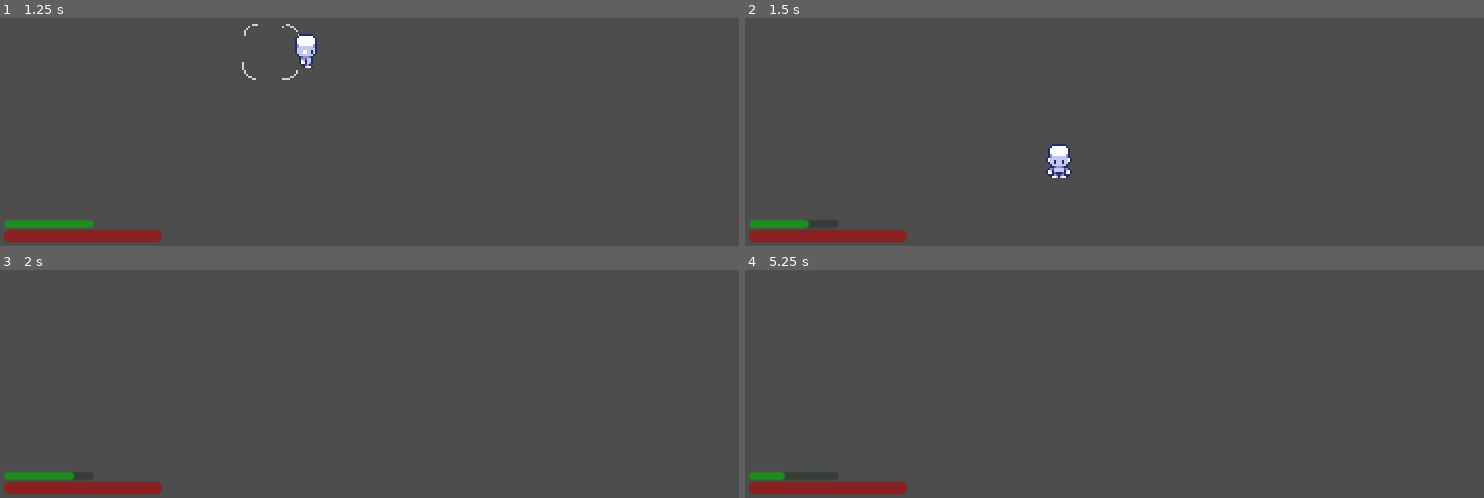
Above: before the commit, frames 1-4 (two rows, left to right).
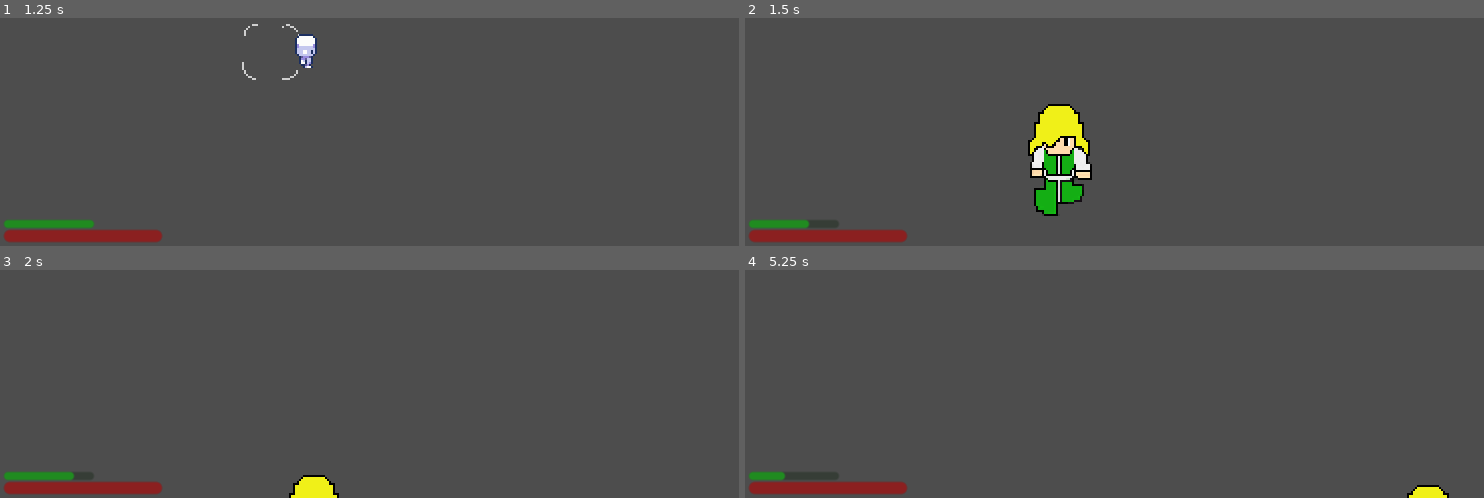
Above: after the commit, the same moments.

Repository: Z3BINI/fnac-project
Game: Godot game, scene res://scenes/levels/test_world.tscn
The game is run twice, just before and just after one commit, with the same random seed, the same clock (stepped at 60 frames per second) and the same inputs. The project has no main scene, so this scene is started directly.
Inputs (mouse positions are in pixels of both pictures, inside the frame that each line leads up to):
- Up to frame 1 (1.25 s): tap Enter at 0.5 s; move the mouse to (546, 59) at 0.52 s; hold D (move_right) from 0.53 s (still down); tap Q (ability_1) at 0.6 s
- Up to frame 2 (1.5 s): move the mouse to (974, 93) at 1.27 s; release D (move_right) at 1.28 s; hold S (move_down) from 1.28 s (still down); tap Space (dash) at 1.35 s
- Up to frame 3 (2 s): keep holding S (move_down)
- Up to frame 4 (5.25 s): move the mouse to (outside the picture) at 2.02 s; release S (move_down) at 2.03 s; hold D (move_right) 2.03-2.78 s; hold Shift (sprint) 2.03-2.78 s; tap Space (dash) at 2.75, 4.35 s; move the mouse to (1084, 395) at 2.77 s; hold W (move_up) 2.78-3.53 s; click (1084, 395) at 2.85 s; move the mouse to (1350, 379) at 3.52 s; hold A (move_left) 3.53-5.03 s; tap Q (ability_1) at 3.6 s; move the mouse to (900, 276) at 4.27 s; move the mouse to (1166, 327) at 5.02 s; hold S (move_down) from 5.03 s (still down); hold Shift (sprint) from 5.03 s (still down)

Frame 1 is identical in both runs. In frame 2, 3.1% of the frame differs, in the area x 38-47%, y 37-87%; in frame 3, 0.5%; in frame 4, 0.3%.
Error in both runs: Invalid access to property or key 'set_throw' on a base object of type 'previously freed'. (res://scripts/player/player.gd:36)

Commit message:
Added walk down anim to player
For testing purposes, melded our animations with the placeholder's

Diff:
--- a/scenes/player/player.tscn
+++ b/scenes/player/player.tscn
@@ -6,9 +6,11 @@
 [ext_resource type="PackedScene" uid="uid://rbb8pw2fuduy" path="res://scenes/UI/hud.tscn" id="2_fyutm"]
 [ext_resource type="PackedScene" uid="uid://c72go2r46fgfw" path="res://scenes/components/stamina_component.tscn" id="2_gsf2b"]
 [ext_resource type="PackedScene" uid="uid://c037i74n2dg8k" path="res://scenes/components/take_damage_component.tscn" id="2_mc55h"]
+[ext_resource type="PackedScene" uid="uid://stwpoc7uqe8a" path="res://scenes/spells/ability_manager.tscn" id="3_qdltd"]
 [ext_resource type="Texture2D" uid="uid://wraxjaxce3c7" path="res://assets/player/Small-8-Direction-Characters_by_AxulArt.png" id="7_bibi5"]
 [ext_resource type="PackedScene" uid="uid://c3wji5qdjpcm5" path="res://scenes/UI/spell_pointer.tscn" id="7_qxcbc"]
 [ext_resource type="PackedScene" uid="uid://dlk2ukj4w1ri6" path="res://scenes/components/animation_state_component.tscn" id="8_vdvbs"]
+[ext_resource type="Texture2D" uid="uid://yvb1xy8ebi6k" path="res://assets/player/SpriteSheets/Player_WalkDown.png" id="9_yigkj"]
 
 [sub_resource type="RectangleShape2D" id="RectangleShape2D_f3bel"]
 size = Vector2(11.9324, 16.6953)
@@ -29,6 +31,42 @@
 "transitions": PackedFloat32Array(1),
 "update": 1,
 "values": [8]
+}
+tracks/1/type = "value"
+tracks/1/imported = false
+tracks/1/enabled = true
+tracks/1/path = NodePath("Sprite2D:texture")
+tracks/1/interp = 1
+tracks/1/loop_wrap = true
+tracks/1/keys = {
+"times": PackedFloat32Array(0),
+"transitions": PackedFloat32Array(1),
+"update": 1,
+"values": [ExtResource("9_yigkj")]
+}
+tracks/2/type = "value"
+tracks/2/imported = false
+tracks/2/enabled = true
+tracks/2/path = NodePath("Sprite2D:vframes")
+tracks/2/interp = 1
+tracks/2/loop_wrap = true
+tracks/2/keys = {
+"times": PackedFloat32Array(0),
+"transitions": PackedFloat32Array(1),
+"update": 1,
+"values": [1]
+}
+tracks/3/type = "value"
+tracks/3/imported = false
+tracks/3/enabled = true
+tracks/3/path = NodePath("Sprite2D:hframes")
+tracks/3/interp = 1
+tracks/3/loop_wrap = true
+tracks/3/keys = {
+"times": PackedFloat32Array(0),
+"transitions": PackedFloat32Array(1),
+"update": 1,
+"values": [9]
 }
 
 [sub_resource type="Animation" id="Animation_jfk2u"]
@@ -48,6 +86,42 @@
 "update": 1,
 "values": [20]
 }
+tracks/1/type = "value"
+tracks/1/imported = false
+tracks/1/enabled = true
+tracks/1/path = NodePath("Sprite2D:texture")
+tracks/1/interp = 1
+tracks/1/loop_wrap = true
+tracks/1/keys = {
+"times": PackedFloat32Array(0),
+"transitions": PackedFloat32Array(1),
+"update": 1,
+"values": [ExtResource("7_bibi5")]
+}
+tracks/2/type = "value"
+tracks/2/imported = false
+tracks/2/enabled = true
+tracks/2/path = NodePath("Sprite2D:vframes")
+tracks/2/interp = 1
+tracks/2/loop_wrap = true
+tracks/2/keys = {
+"times": PackedFloat32Array(0),
+"transitions": PackedFloat32Array(1),
+"update": 1,
+"values": [12]
+}
+tracks/3/type = "value"
+tracks/3/imported = false
+tracks/3/enabled = true
+tracks/3/path = NodePath("Sprite2D:hframes")
+tracks/3/interp = 1
+tracks/3/loop_wrap = true
+tracks/3/keys = {
+"times": PackedFloat32Array(0),
+"transitions": PackedFloat32Array(1),
+"update": 1,
+"values": [8]
+}
 
 [sub_resource type="Animation" id="Animation_il1s4"]
 resource_name = "idle_bot_left"
@@ -66,6 +140,42 @@
 "update": 1,
 "values": [21]
 }
+tracks/1/type = "value"
+tracks/1/imported = false
+tracks/1/enabled = true
+tracks/1/path = NodePath("Sprite2D:texture")
+tracks/1/interp = 1
+tracks/1/loop_wrap = true
+tracks/1/keys = {
+"times": PackedFloat32Array(0),
+"transitions": PackedFloat32Array(1),
+"update": 1,
+"values": [ExtResource("7_bibi5")]
+}
+tracks/2/type = "value"
+tracks/2/imported = false
+tracks/2/enabled = true
+tracks/2/path = NodePath("Sprite2D:hframes")
+tracks/2/interp = 1
+tracks/2/loop_wrap = true
+tracks/2/keys = {
+"times": PackedFloat32Array(0),
+"transitions": PackedFloat32Array(1),
+"update": 1,
+"values": [8]
+}
+tracks/3/type = "value"
+tracks/3/imported = false
+tracks/3/enabled = true
+tracks/3/path = NodePath("Sprite2D:vframes")
+tracks/3/interp = 1
+tracks/3/loop_wrap = true
+tracks/3/keys = {
+"times": PackedFloat32Array(0),
+"transitions": PackedFloat32Array(1),
+"update": 1,
+"values": [12]
+}
 
 [sub_resource type="Animation" id="Animation_mypun"]
 resource_name = "idle_bot_right"
@@ -84,6 +194,42 @@
 "update": 1,
 "values": [19]
 }
+tracks/1/type = "value"
+tracks/1/imported = false
+tracks/1/enabled = true
+tracks/1/path = NodePath("Sprite2D:texture")
+tracks/1/interp = 1
+tracks/1/loop_wrap = true
+tracks/1/keys = {
+"times": PackedFloat32Array(0),
+"transitions": PackedFloat32Array(1),
+"update": 1,
+"values": [ExtResource("7_bibi5")]
+}
+tracks/2/type = "value"
+tracks/2/imported = false
+tracks/2/enabled = true
+tracks/2/path = NodePath("Sprite2D:hframes")
+tracks/2/interp = 1
+tracks/2/loop_wrap = true
+tracks/2/keys = {
+"times": PackedFloat32Array(0),
+"transitions": PackedFloat32Array(1),
+"update": 1,
+"values": [8]
+}
+tracks/3/type = "value"
+tracks/3/imported = false
+tracks/3/enabled = true
+tracks/3/path = NodePath("Sprite2D:vframes")
+tracks/3/interp = 1
+tracks/3/loop_wrap = true
+tracks/3/keys = {
+"times": PackedFloat32Array(0),
+"transitions": PackedFloat32Array(1),
+"update": 1,
+"values": [12]
+}
 
 [sub_resource type="Animation" id="Animation_r1wk4"]
 resource_name = "idle_left"
@@ -102,6 +248,42 @@
 "update": 1,
 "values": [22]
 }
+tracks/1/type = "value"
+tracks/1/imported = false
+tracks/1/enabled = true
+tracks/1/path = NodePath("Sprite2D:texture")
+tracks/1/interp = 1
+tracks/1/loop_wrap = true
+tracks/1/keys = {
+"times": PackedFloat32Array(0),
+"transitions": PackedFloat32Array(1),
+"update": 1,
+"values": [ExtResource("7_bibi5")]
+}
+tracks/2/type = "value"
+tracks/2/imported = false
+tracks/2/enabled = true
+tracks/2/path = NodePath("Sprite2D:hframes")
+tracks/2/interp = 1
+tracks/2/loop_wrap = true
+tracks/2/keys = {
+"times": PackedFloat32Array(0),
+"transitions": PackedFloat32Array(1),
+"update": 1,
+"values": [8]
+}
+tracks/3/type = "value"
+tracks/3/imported = false
+tracks/3/enabled = true
+tracks/3/path = NodePath("Sprite2D:vframes")
+tracks/3/interp = 1
+tracks/3/loop_wrap = true
+tracks/3/keys = {
+"times": PackedFloat32Array(0),
+"transitions": PackedFloat32Array(1),
+"update": 1,
+"values": [12]
+}
 
 [sub_resource type="Animation" id="Animation_jw04p"]
 resource_name = "idle_right"
@@ -120,6 +302,42 @@
 "update": 1,
 "values": [18]
 }
+tracks/1/type = "value"
+tracks/1/imported = false
+tracks/1/enabled = true
+tracks/1/path = NodePath("Sprite2D:texture")
+tracks/1/interp = 1
+tracks/1/loop_wrap = true
+tracks/1/keys = {
+"times": PackedFloat32Array(0),
+"transitions": PackedFloat32Array(1),
+"update": 1,
+"values": [ExtResource("7_bibi5")]
+}
+tracks/2/type = "value"
+tracks/2/imported = false
+tracks/2/enabled = true
+tracks/2/path = NodePath("Sprite2D:hframes")
+tracks/2/interp = 1
+tracks/2/loop_wrap = true
+tracks/2/keys = {
+"times": PackedFloat32Array(0),
+"transitions": PackedFloat32Array(1),
+"update": 1,
+"values": [8]
+}
+tracks/3/type = "value"
+tracks/3/imported = false
+tracks/3/enabled = true
+tracks/3/path = NodePath("Sprite2D:vframes")
+tracks/3/interp = 1
+tracks/3/loop_wrap = true
+tracks/3/keys = {
+"times": PackedFloat32Array(0),
+"transitions": PackedFloat32Array(1),
+"update": 1,
+"values": [12]
+}
 
 [sub_resource type="Animation" id="Animation_sqtwf"]
 resource_name = "idle_top"
@@ -138,6 +356,42 @@
 "update": 1,
 "values": [16]
 }
+tracks/1/type = "value"
+tracks/1/imported = false
+tracks/1/enabled = true
+tracks/1/path = NodePath("Sprite2D:texture")
+tracks/1/interp = 1
+tracks/1/loop_wrap = true
+tracks/1/keys = {
+"times": PackedFloat32Array(0),
+"transitions": PackedFloat32Array(1),
+"update": 1,
+"values": [ExtResource("7_bibi5")]
+}
+tracks/2/type = "value"
+tracks/2/imported = false
+tracks/2/enabled = true
+tracks/2/path = NodePath("Sprite2D:hframes")
+tracks/2/interp = 1
+tracks/2/loop_wrap = true
+tracks/2/keys = {
+"times": PackedFloat32Array(0),
+"transitions": PackedFloat32Array(1),
+"update": 1,
+"values": [8]
+}
+tracks/3/type = "value"
+tracks/3/imported = false
+tracks/3/enabled = true
+tracks/3/path = NodePath("Sprite2D:vframes")
+tracks/3/interp = 1
+tracks/3/loop_wrap = true
+tracks/3/keys = {
+"times": PackedFloat32Array(0),
+"transitions": PackedFloat32Array(1),
+"update": 1,
+"values": [12]
+}
 
 [sub_resource type="Animation" id="Animation_yywt6"]
 resource_name = "idle_top_left"
@@ -156,6 +410,42 @@
 "update": 1,
 "values": [23]
 }
+tracks/1/type = "value"
+tracks/1/imported = false
+tracks/1/enabled = true
+tracks/1/path = NodePath("Sprite2D:texture")
+tracks/1/interp = 1
+tracks/1/loop_wrap = true
+tracks/1/keys = {
+"times": PackedFloat32Array(0),
+"transitions": PackedFloat32Array(1),
+"update": 1,
+"values": [ExtResource("7_bibi5")]
+}
+tracks/2/type = "value"
+tracks/2/imported = false
+tracks/2/enabled = true
+tracks/2/path = NodePath("Sprite2D:hframes")
+tracks/2/interp = 1
+tracks/2/loop_wrap = true
+tracks/2/keys = {
+"times": PackedFloat32Array(0),
+"transitions": PackedFloat32Array(1),
+"update": 1,
+"values": [8]
+}
+tracks/3/type = "value"
+tracks/3/imported = false
+tracks/3/enabled = true
+tracks/3/path = NodePath("Sprite2D:vframes")
+tracks/3/interp = 1
+tracks/3/loop_wrap = true
+tracks/3/keys = {
+"times": PackedFloat32Array(0),
+"transitions": PackedFloat32Array(1),
+"update": 1,
+"values": [12]
+}
 
 [sub_resource type="Animation" id="Animation_acsnm"]
 resource_name = "idle_top_right"
@@ -174,23 +464,95 @@
 "update": 1,
 "values": [17]
 }
+tracks/1/type = "value"
+tracks/1/imported = false
+tracks/1/enabled = true
+tracks/1/path = NodePath("Sprite2D:texture")
+tracks/1/interp = 1
+tracks/1/loop_wrap = true
+tracks/1/keys = {
+"times": PackedFloat32Array(0),
+"transitions": PackedFloat32Array(1),
+"update": 1,
+"values": [ExtResource("7_bibi5")]
+}
+tracks/2/type = "value"
+tracks/2/imported = false
+tracks/2/enabled = true
+tracks/2/path = NodePath("Sprite2D:hframes")
+tracks/2/interp = 1
+tracks/2/loop_wrap = true
+tracks/2/keys = {
+"times": PackedFloat32Array(0),
+"transitions": PackedFloat32Array(1),
+"update": 1,
+"values": [8]
+}
+tracks/3/type = "value"
+tracks/3/imported = false
+tracks/3/enabled = true
+tracks/3/path = NodePath("Sprite2D:vframes")
+tracks/3/interp = 1
+tracks/3/loop_wrap = true
+tracks/3/keys = {
+"times": PackedFloat32Array(0),
+"transitions": PackedFloat32Array(1),
+"update": 1,
+"values": [12]
+}
 
 [sub_resource type="Animation" id="Animation_tlajx"]
 resource_name = "walk_bot"
-length = 0.500013
-loop_mode = 1
-step = 0.125
-tracks/0/type = "value"
-tracks/0/imported = false
-tracks/0/enabled = true
-tracks/0/path = NodePath("Sprite2D:frame")
-tracks/0/interp = 1
-tracks/0/loop_wrap = true
-tracks/0/keys = {
-"times": PackedFloat32Array(0, 0.125, 0.25, 0.375),
-"transitions": PackedFloat32Array(1, 1, 1, 1),
-"update": 1,
-"values": [12, 20, 28, 20]
+length = 0.583342
+loop_mode = 1
+step = 0.0833333
+tracks/0/type = "value"
+tracks/0/imported = false
+tracks/0/enabled = true
+tracks/0/path = NodePath("Sprite2D:frame")
+tracks/0/interp = 1
+tracks/0/loop_wrap = true
+tracks/0/keys = {
+"times": PackedFloat32Array(0, 0.0833333, 0.166667, 0.25, 0.333333, 0.416667, 0.5),
+"transitions": PackedFloat32Array(1, 1, 1, 1, 1, 1, 1),
+"update": 1,
+"values": [1, 2, 3, 4, 5, 6, 7]
+}
+tracks/1/type = "value"
+tracks/1/imported = false
+tracks/1/enabled = true
+tracks/1/path = NodePath("Sprite2D:texture")
+tracks/1/interp = 1
+tracks/1/loop_wrap = true
+tracks/1/keys = {
+"times": PackedFloat32Array(0, 0.583333),
+"transitions": PackedFloat32Array(1, 1),
+"update": 1,
+"values": [ExtResource("9_yigkj"), ExtResource("9_yigkj")]
+}
+tracks/2/type = "value"
+tracks/2/imported = false
+tracks/2/enabled = true
+tracks/2/path = NodePath("Sprite2D:vframes")
+tracks/2/interp = 1
+tracks/2/loop_wrap = true
+tracks/2/keys = {
+"times": PackedFloat32Array(0, 0.583333),
+"transitions": PackedFloat32Array(1, 1),
+"update": 1,
+"values": [1, 1]
+}
+tracks/3/type = "value"
+tracks/3/imported = false
+tracks/3/enabled = true
+tracks/3/path = NodePath("Sprite2D:hframes")
+tracks/3/interp = 1
+tracks/3/loop_wrap = true
+tracks/3/keys = {
+"times": PackedFloat32Array(0, 0.583333),
+"transitions": PackedFloat32Array(1, 1),
+"update": 1,
+"values": [9, 9]
 }
 
 [sub_resource type="Animation" id="Animation_vgkl1"]
@@ -210,6 +572,42 @@
 "update": 1,
 "values": [13, 21, 29, 21]
 }
+tracks/1/type = "value"
+tracks/1/imported = false
+tracks/1/enabled = true
+tracks/1/path = NodePath("Sprite2D:texture")
+tracks/1/interp = 1
+tracks/1/loop_wrap = true
+tracks/1/keys = {
+"times": PackedFloat32Array(0),
+"transitions": PackedFloat32Array(1),
+"update": 1,
+"values": [ExtResource("7_bibi5")]
+}
+tracks/2/type = "value"
+tracks/2/imported = false
+tracks/2/enabled = true
+tracks/2/path = NodePath("Sprite2D:hframes")
+tracks/2/interp = 1
+tracks/2/loop_wrap = true
+tracks/2/keys = {
+"times": PackedFloat32Array(0),
+"transitions": PackedFloat32Array(1),
+"update": 1,
+"values": [8]
+}
+tracks/3/type = "value"
+tracks/3/imported = false
+tracks/3/enabled = true
+tracks/3/path = NodePath("Sprite2D:vframes")
+tracks/3/interp = 1
+tracks/3/loop_wrap = true
+tracks/3/keys = {
+"times": PackedFloat32Array(0),
+"transitions": PackedFloat32Array(1),
+"update": 1,
+"values": [12]
+}
 
 [sub_resource type="Animation" id="Animation_4vqgv"]
 resource_name = "walk_bot_right"
@@ -228,6 +626,42 @@
 "update": 1,
 "values": [11, 19, 27, 19]
 }
+tracks/1/type = "value"
+tracks/1/imported = false
+tracks/1/enabled = true
+tracks/1/path = NodePath("Sprite2D:texture")
+tracks/1/interp = 1
+tracks/1/loop_wrap = true
+tracks/1/keys = {
+"times": PackedFloat32Array(0),
+"transitions": PackedFloat32Array(1),
+"update": 1,
+"values": [ExtResource("7_bibi5")]
+}
+tracks/2/type = "value"
+tracks/2/imported = false
+tracks/2/enabled = true
+tracks/2/path = NodePath("Sprite2D:hframes")
+tracks/2/interp = 1
+tracks/2/loop_wrap = true
+tracks/2/keys = {
+"times": PackedFloat32Array(0),
+"transitions": PackedFloat32Array(1),
+"update": 1,
+"values": [8]
+}
+tracks/3/type = "value"
+tracks/3/imported = false
+tracks/3/enabled = true
+tracks/3/path = NodePath("Sprite2D:vframes")
+tracks/3/interp = 1
+tracks/3/loop_wrap = true
+tracks/3/keys = {
+"times": PackedFloat32Array(0),
+"transitions": PackedFloat32Array(1),
+"update": 1,
+"values": [12]
+}
 
 [sub_resource type="Animation" id="Animation_6crky"]
 resource_name = "walk_left"
@@ -246,6 +680,42 @@
 "update": 1,
 "values": [14, 22, 30, 22]
 }
+tracks/1/type = "value"
+tracks/1/imported = false
+tracks/1/enabled = true
+tracks/1/path = NodePath("Sprite2D:texture")
+tracks/1/interp = 1
+tracks/1/loop_wrap = true
+tracks/1/keys = {
+"times": PackedFloat32Array(0),
+"transitions": PackedFloat32Array(1),
+"update": 1,
+"values": [ExtResource("7_bibi5")]
+}
+tracks/2/type = "value"
+tracks/2/imported = false
+tracks/2/enabled = true
+tracks/2/path = NodePath("Sprite2D:hframes")
+tracks/2/interp = 1
+tracks/2/loop_wrap = true
+tracks/2/keys = {
+"times": PackedFloat32Array(0),
+"transitions": PackedFloat32Array(1),
+"update": 1,
+"values": [8]
+}
+tracks/3/type = "value"
+tracks/3/imported = false
+tracks/3/enabled = true
+tracks/3/path = NodePath("Sprite2D:vframes")
+tracks/3/interp = 1
+tracks/3/loop_wrap = true
+tracks/3/keys = {
+"times": PackedFloat32Array(0),
+"transitions": PackedFloat32Array(1),
+"update": 1,
+"values": [12]
+}
 
 [sub_resource type="Animation" id="Animation_bf1hg"]
 resource_name = "walk_right"
@@ -264,6 +734,42 @@
 "update": 1,
 "values": [10, 18, 26, 18]
 }
+tracks/1/type = "value"
+tracks/1/imported = false
+tracks/1/enabled = true
+tracks/1/path = NodePath("Sprite2D:texture")
+tracks/1/interp = 1
+tracks/1/loop_wrap = true
+tracks/1/keys = {
+"times": PackedFloat32Array(0),
+"transitions": PackedFloat32Array(1),
+"update": 1,
+"values": [ExtResource("7_bibi5")]
+}
+tracks/2/type = "value"
+tracks/2/imported = false
+tracks/2/enabled = true
+tracks/2/path = NodePath("Sprite2D:hframes")
+tracks/2/interp = 1
+tracks/2/loop_wrap = true
+tracks/2/keys = {
+"times": PackedFloat32Array(0),
+"transitions": PackedFloat32Array(1),
+"update": 1,
+"values": [8]
+}
+tracks/3/type = "value"
+tracks/3/imported = false
+tracks/3/enabled = true
+tracks/3/path = NodePath("Sprite2D:vframes")
+tracks/3/interp = 1
+tracks/3/loop_wrap = true
+tracks/3/keys = {
+"times": PackedFloat32Array(0),
+"transitions": PackedFloat32Array(1),
+"update": 1,
+"values": [12]
+}
 
 [sub_resource type="Animation" id="Animation_cg48t"]
 resource_name = "walk_top"
@@ -282,6 +788,42 @@
 "update": 1,
 "values": [8, 16, 24, 16]
 }
+tracks/1/type = "value"
+tracks/1/imported = false
+tracks/1/enabled = true
+tracks/1/path = NodePath("Sprite2D:texture")
+tracks/1/interp = 1
+tracks/1/loop_wrap = true
+tracks/1/keys = {
+"times": PackedFloat32Array(0),
+"transitions": PackedFloat32Array(1),
+"update": 1,
+"values": [ExtResource("7_bibi5")]
+}
+tracks/2/type = "value"
+tracks/2/imported = false
+tracks/2/enabled = true
+tracks/2/path = NodePath("Sprite2D:hframes")
+tracks/2/interp = 1
+tracks/2/loop_wrap = true
+tracks/2/keys = {
+"times": PackedFloat32Array(0),
+"transitions": PackedFloat32Array(1),
+"update": 1,
+"values": [8]
+}
+tracks/3/type = "value"
+tracks/3/imported = false
+tracks/3/enabled = true
+tracks/3/path = NodePath("Sprite2D:vframes")
+tracks/3/interp = 1
+tracks/3/loop_wrap = true
+tracks/3/keys = {
+"times": PackedFloat32Array(0),
+"transitions": PackedFloat32Array(1),
+"update": 1,
+"values": [12]
+}
 
 [sub_resource type="Animation" id="Animation_6on14"]
 resource_name = "walk_top_left"
@@ -300,6 +842,42 @@
 "update": 1,
 "values": [15, 23, 31, 23]
 }
+tracks/1/type = "value"
+tracks/1/imported = false
+tracks/1/enabled = true
+tracks/1/path = NodePath("Sprite2D:texture")
+tracks/1/interp = 1
+tracks/1/loop_wrap = true
+tracks/1/keys = {
+"times": PackedFloat32Array(0),
+"transitions": PackedFloat32Array(1),
+"update": 1,
+"values": [ExtResource("7_bibi5")]
+}
+tracks/2/type = "value"
+tracks/2/imported = false
+tracks/2/enabled = true
+tracks/2/path = NodePath("Sprite2D:hframes")
+tracks/2/interp = 1
+tracks/2/loop_wrap = true
+tracks/2/keys = {
+"times": PackedFloat32Array(0),
+"transitions": PackedFloat32Array(1),
+"update": 1,
+"values": [8]
+}
+tracks/3/type = "value"
+tracks/3/imported = false
+tracks/3/enabled = true
+tracks/3/path = NodePath("Sprite2D:vframes")
+tracks/3/interp = 1
+tracks/3/loop_wrap = true
+tracks/3/keys = {
+"times": PackedFloat32Array(0),
+"transitions": PackedFloat32Array(1),
+"update": 1,
+"values": [12]
+}
 
 [sub_resource type="Animation" id="Animation_dgjg0"]
 resource_name = "walk_top_right"
@@ -317,6 +895,42 @@
 "transitions": PackedFloat32Array(1, 1, 1, 1),
 "update": 1,
 "values": [9, 17, 25, 17]
+}
+tracks/1/type = "value"
+tracks/1/imported = false
+tracks/1/enabled = true
+tracks/1/path = NodePath("Sprite2D:texture")
+tracks/1/interp = 1
+tracks/1/loop_wrap = true
+tracks/1/keys = {
+"times": PackedFloat32Array(0),
+"transitions": PackedFloat32Array(1),
+"update": 1,
+"values": [ExtResource("7_bibi5")]
+}
+tracks/2/type = "value"
+tracks/2/imported = false
+tracks/2/enabled = true
+tracks/2/path = NodePath("Sprite2D:hframes")
+tracks/2/interp = 1
+tracks/2/loop_wrap = true
+tracks/2/keys = {
+"times": PackedFloat32Array(0),
+"transitions": PackedFloat32Array(1),
+"update": 1,
+"values": [8]
+}
+tracks/3/type = "value"
+tracks/3/imported = false
+tracks/3/enabled = true
+tracks/3/path = NodePath("Sprite2D:vframes")
+tracks/3/interp = 1
+tracks/3/loop_wrap = true
+tracks/3/keys = {
+"times": PackedFloat32Array(0),
+"transitions": PackedFloat32Array(1),
+"update": 1,
+"values": [12]
 }
 
 [sub_resource type="AnimationLibrary" id="AnimationLibrary_0c73b"]
@@ -349,6 +963,9 @@
 stamina_component = NodePath("../StaminaComponent")
 health_component = NodePath("../HealthComponent")
 
+[node name="AbilityManager" parent="." node_paths=PackedStringArray("spell_spawn_position") instance=ExtResource("3_qdltd")]
+spell_spawn_position = NodePath("../CastPos")
+
 [node name="VelocityComponent" parent="." node_paths=PackedStringArray("stamina_component") instance=ExtResource("2_ahoae")]
 stamina_component = NodePath("../StaminaComponent")
 WALK_SPEED = 50.0
@@ -373,9 +990,8 @@
 
 [node name="Sprite2D" type="Sprite2D" parent="."]
 position = Vector2(0.575733, -1.90368)
-texture = ExtResource("7_bibi5")
-hframes = 8
-vframes = 12
+texture = ExtResource("9_yigkj")
+hframes = 9
 frame = 8
 
 [node name="PhysicsCollider" type="CollisionShape2D" parent="."]
Not shown, added: assets/player/SpriteSheets/Player_WalkDown.png.import
Not shown: 1 places in scenes/player/player.tscn that only renumber resources
